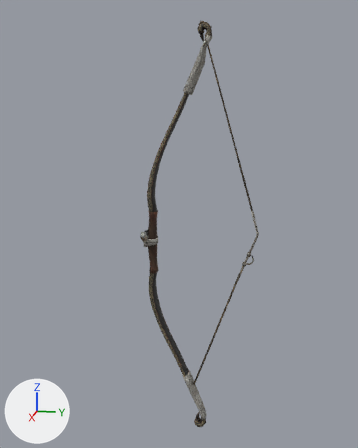
The OBJ model Project/models/bow/bow_01.obj: old version first, new version second.
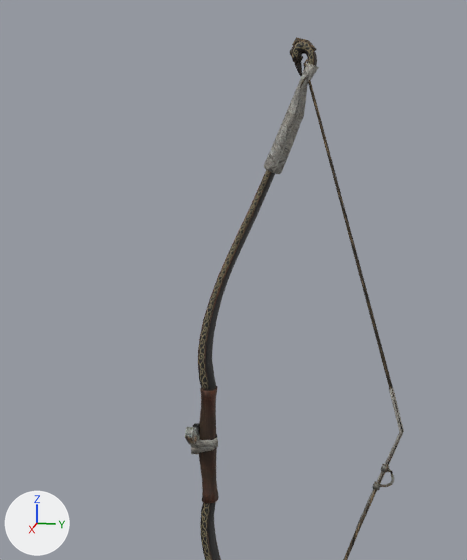
There are two pictures of each version: one whole from a 50 mm camera at (2.78, 0.71, 0.84) aimed at (-0.01, 0.16, 0.14), one close up on the part from 11% to 82% of the width and 0% to 68% of the height. The lights are fixed; the arrows at lower left show +X, +Y and +Z. Where no turn or scale is listed for an object, it has been applied to the vertices.

The first close-up shows 'bow_01'.
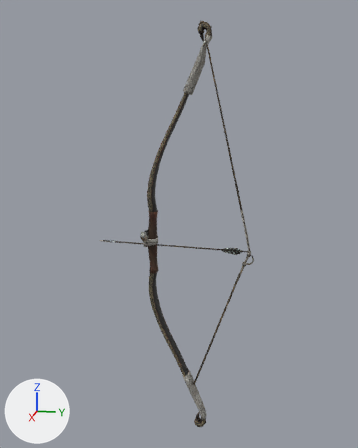
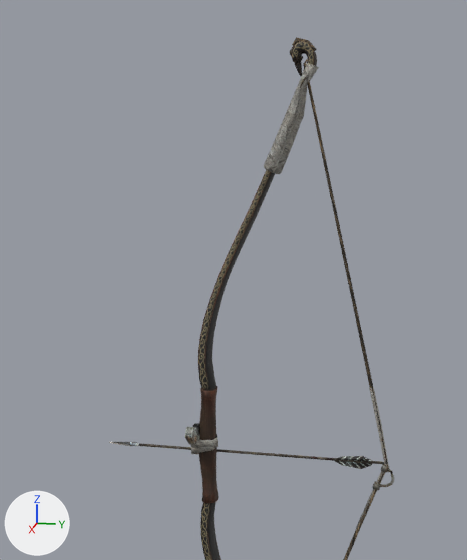
Boxes (x1, y1, x2, y2) around the edits, measured in the close-ups (467 x 560 px):
```json
{"object": "bow_01", "change": "reshaped", "before": [185, 37, 404, 560], "after": [109, 37, 394, 560]}
{"part": 1, "of": "me_bow_01", "change": "built on", "before": [303, 63, 404, 466], "after": [109, 63, 389, 469]}
```

The change, as JSON lines over the scene's bpy script:
```json
{"op": "add", "block": "img_arrow_d_png", "code": ["img_arrow_d_png = load_image('Arrow_D.png', 'Arrow_D.png', 512, 512, 'sRGB')"]}
{"op": "add", "block": "mat_arrow_arrow", "code": ["mat_arrow_arrow = principled_material('Arrow:arrow')", "mat_arrow_arrow.texture = img_arrow_d_png", "mat_arrow_arrow.roughness = 0.69"]}
{"block": "me_bow_01", "where": "# used by ob_bow_01; location = (0.0, 0.0, 0.0)"}
{"op": "remove", "block": "me_bow_01", "code": "me_bow_01.from_pydata(...)  # 1419 vertices, 2686 faces; spans x -0.05..0.12, y -0.05..0.62, z -1.19..1.26"}
{"op": "add", "block": "me_bow_01", "code": "me_bow_01.from_pydata(...)  # 1581 vertices, 2906 faces; spans x -0.06..0.12, y -0.36..0.6, z -1.19..1.26"}
{"block": "me_bow_01", "change": "me_bow_01 part 1"}
{"block": "me_bow_01", "change": "17 vertices in x -0.02..0.0, y 0.57..0.59, z 0.24 move by (0.0, -0.06, 0.0)"}
{"block": "me_bow_01", "change": "15 vertices in x -0.02..-0.01, y 0.61..0.62, z 0.1 move by (0.0, -0.07, 0.02)"}
{"block": "me_bow_01", "change": "1 vertex moves from x -0.02, y 0.62, z 0.1 to x -0.02, y 0.54, z 0.12"}
{"block": "me_bow_01", "change": "162 vertices are added at x -0.06..0.01, y -0.36..0.58, z -0.03..0.01"}
{"block": "me_bow_01", "change": "220 new faces join them, mat_arrow_arrow (picture img_arrow_d_png)"}
{"op": "add", "block": "me_bow_01", "code": "me_bow_01.materials.append(mat_arrow_arrow)  # picture img_arrow_d_png"}
```
